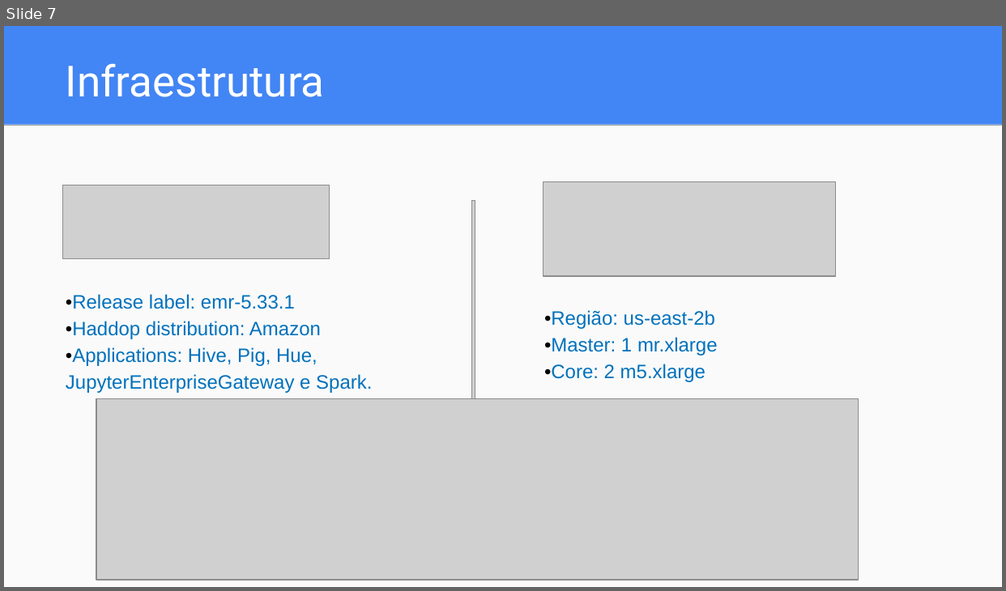
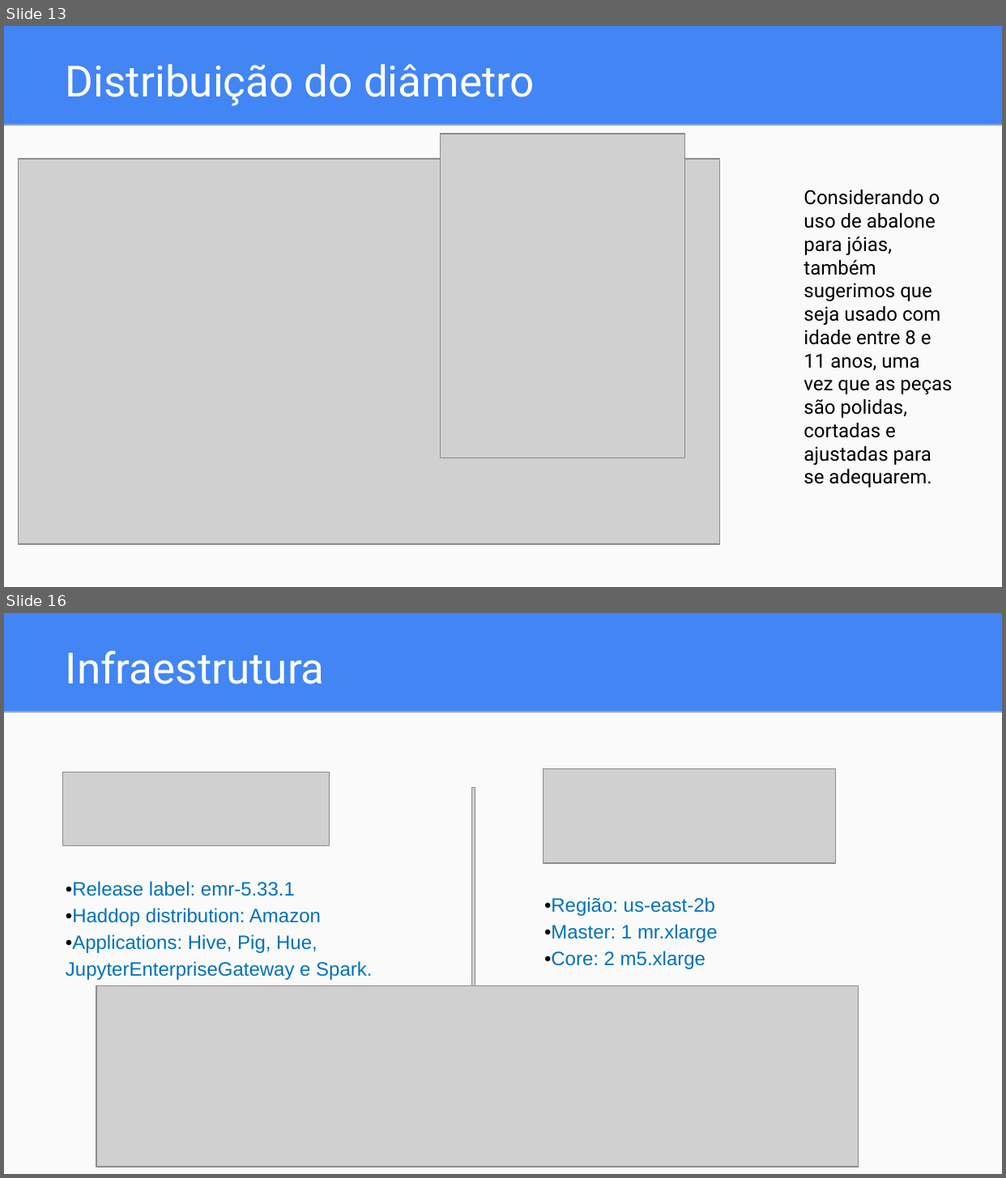
Before and after one commit to dwelcaslu/IFSP-Projeto-Interdisciplinar-2021.02, a slide deck: reports/Apresentação - Projeto Interdisciplinar.pptx. Shown one above the other, each under a label of ours: slide 7 before the commit, slides 13 and 16 after it; the slides between them are not shown. The pictures are 1006x591 and 1006x1178 pixels, drawn with LibreOffice and Linux fonts; fonts in the diff are those of the drawing; grey boxes stand for pictures. Boxes give left, top, right and bottom in pixels: in the first picture for what was removed or moved away, otherwise in the second. Text is boxed around its words. In the diff, an @@ line names an element or a change of style, - is before the commit and + after.

```diff
--- a/reports/Apresentação - Projeto Interdisciplinar.pptx
+++ b/reports/Apresentação - Projeto Interdisciplinar.pptx
@@ slide 13 added at box(4, 26, 1002, 587), background #4285F4; not listed: 2 template elements that a slide beside it also shows @@
@@ title added at box(66, 64, 535, 106), 31 pt, text #FFFFFF @@
+Distribuição do diâmetro
@@ picture added at box(440, 134, 684, 458) @@
@@ picture added at box(18, 159, 719, 544) @@
@@ text added at box(803, 190, 952, 488), 14 pt, text #000000 @@
+Considerando o uso de abalone para jóias, também sugerimos que seja usado com idade entre 8 e 11 anos, uma vez que as peças são polidas, cortadas e ajustadas para se adequarem.
@@ what was slide 7 is now slide 16 @@
```
Also in this commit, not shown: 9 slides changed, 14 other slides added, 9 slides removed, 2 other files.
